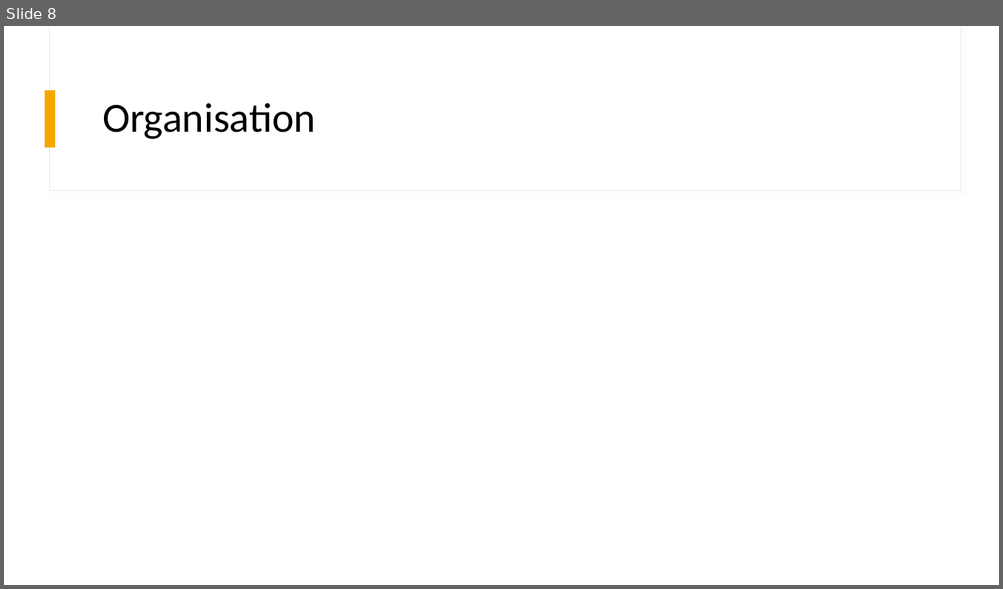
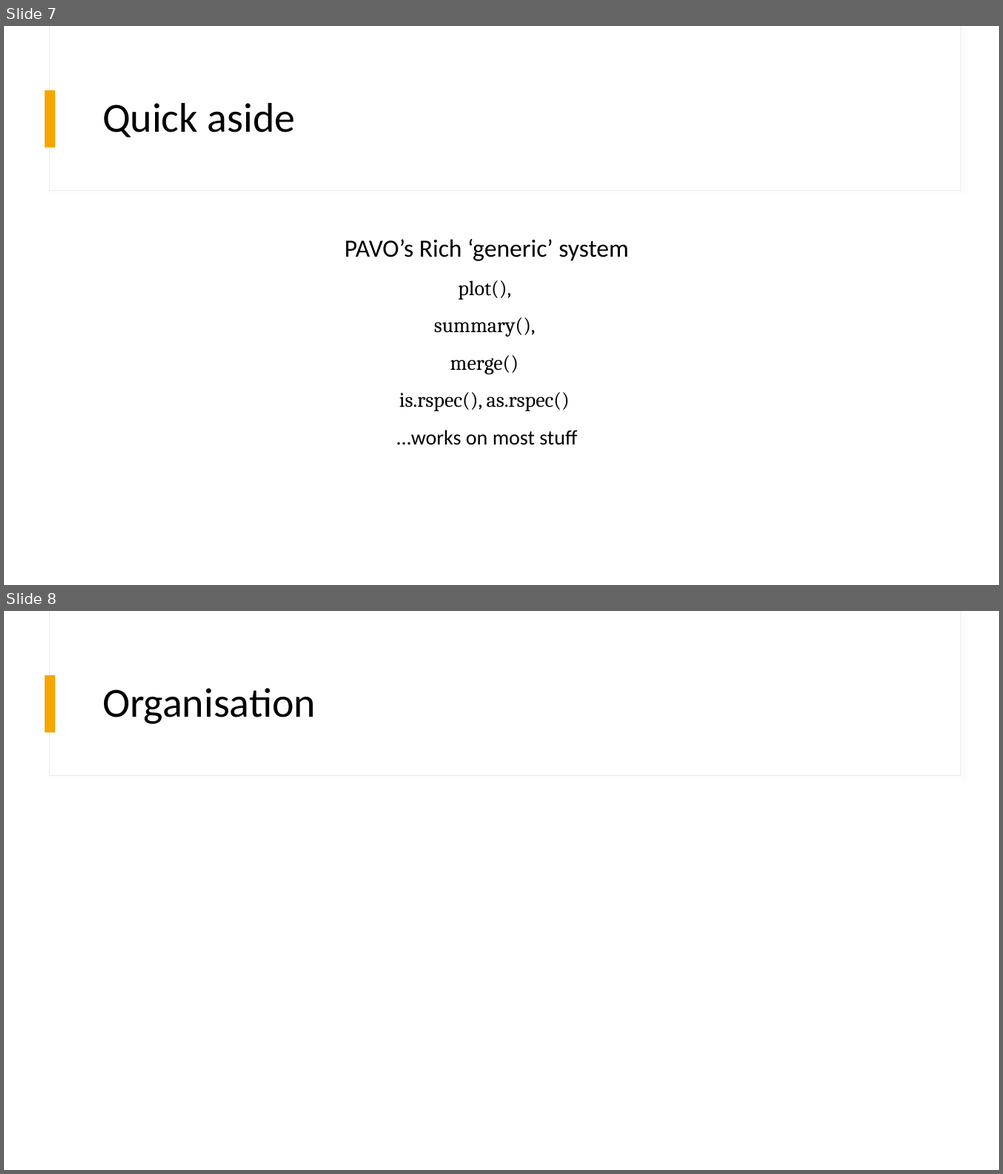
Before and after one commit to thomased/pavo_workshop, a slide deck: slides/intro_pavo.pptx. Shown one above the other, each under a label of ours: slide 8 before the commit, slides 7 and 8 after it. The pictures are 1003x589 and 1003x1174 pixels, drawn with LibreOffice and Linux fonts; fonts in the diff are those of the drawing. Boxes give left, top, right and bottom in pixels: in the first picture for what was removed or moved away, otherwise in the second. Text is boxed around its words. In the diff, an @@ line names an element or a change of style, - is before the commit and + after.

```diff
--- a/slides/intro_pavo.pptx
+++ b/slides/intro_pavo.pptx
@@ slide 7 added at <box>4,26,999,585</box>, background #FFFFFF; not listed: 3 template elements that a slide beside it also shows @@
@@ title added at <box>102,103,296,138</box>, 40 pt, text #000000 @@
+Quick aside
@@ text added at <box>344,239,629,446</box>, 20 pt, text #000000 @@
+PAVO’s Rich ‘generic’ system
+plot(),
+summary(),
+merge()
+is.rspec(), as.rspec()
+...works on most stuff
```
Also in this commit, not shown: 6 slides changed, 6 other slides added, 2 slides removed, 2 other files.
